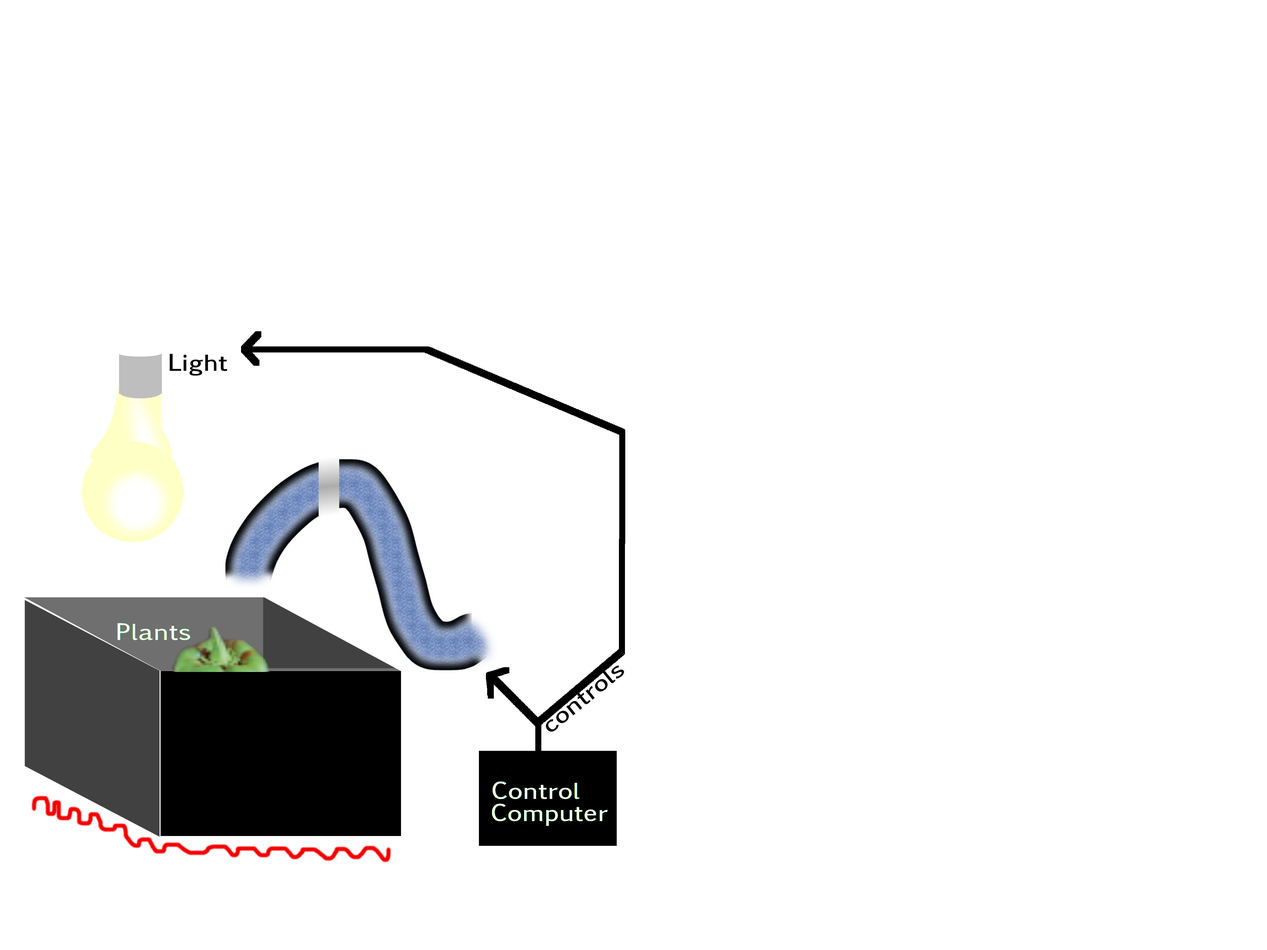
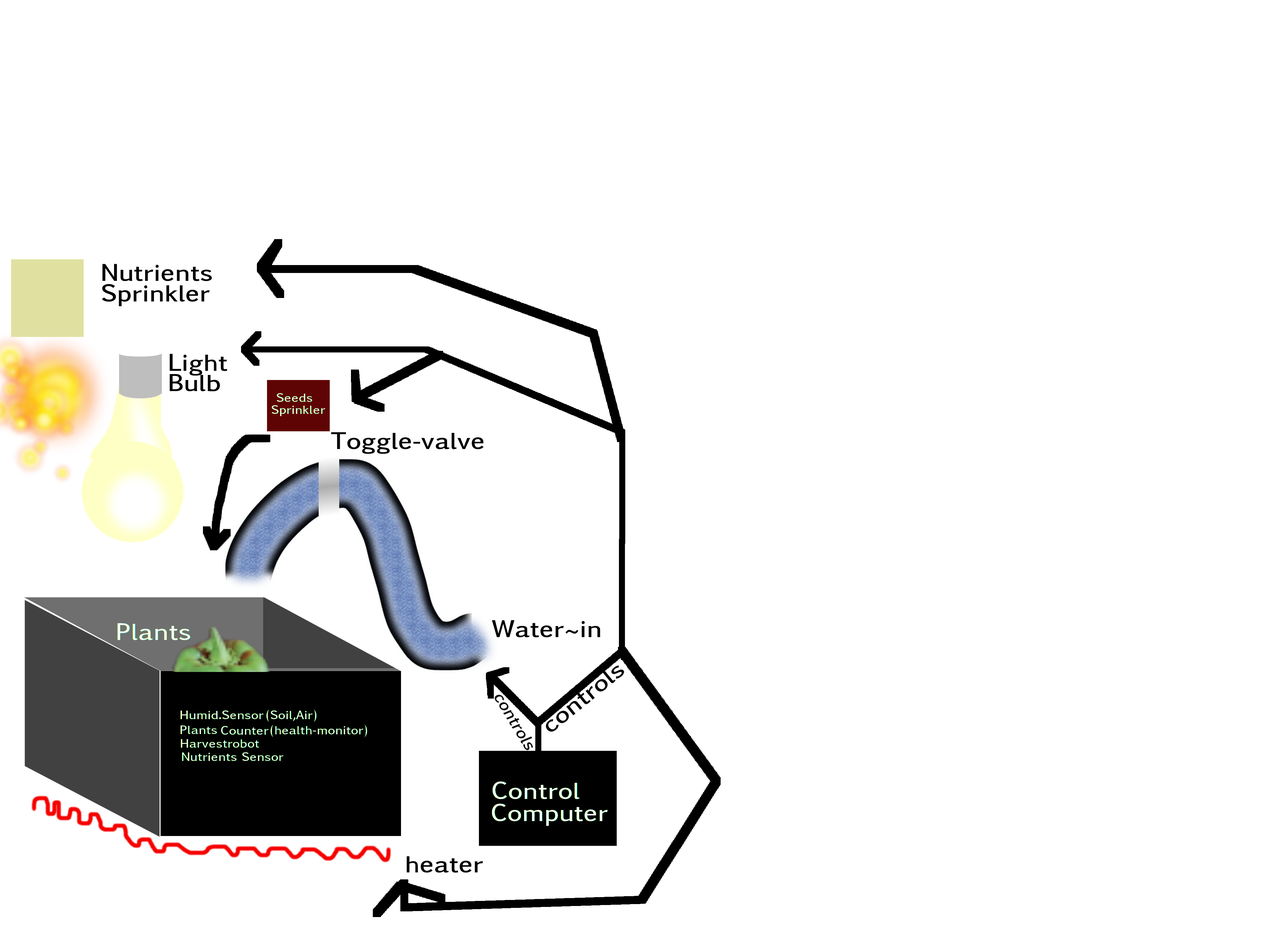
Layer changes from the first 1267 × 950 image to the second:
moved "heater" above "Computer" over left=406, top=856, right=483, bottom=873
added layer "Sprinkler" in group "Layer Group" over left=101, top=284, right=210, bottom=307
added layer "Nutrients" in group "Layer Group" over left=102, top=263, right=212, bottom=282
added layer "Sprinkler #1" in group "Layer Group" over left=271, top=405, right=326, bottom=417
added layer "Seeds" in group "Layer Group" over left=276, top=392, right=313, bottom=402
added layer "(Soil,Air)" in group "Layer Group" over left=266, top=709, right=317, bottom=723
added layer "Harvestrobot" in group "Layer Group" over left=180, top=739, right=260, bottom=748
added layer "Sensor" in group "Layer Group" over left=241, top=752, right=284, bottom=761
added layer "Nutrients #1" in group "Layer Group" over left=181, top=752, right=237, bottom=761
added layer "(health-monitor)" in group "Layer Group" over left=270, top=724, right=368, bottom=738
added layer "Counter ..." in group "Layer Group" over left=220, top=725, right=269, bottom=735
added layer "Humid.Sensor ..." in group "Layer Group" over left=180, top=710, right=264, bottom=735
moved "Background" below "Humid.Sensor ...", painted on it over left=0, top=239, right=721, bottom=918
